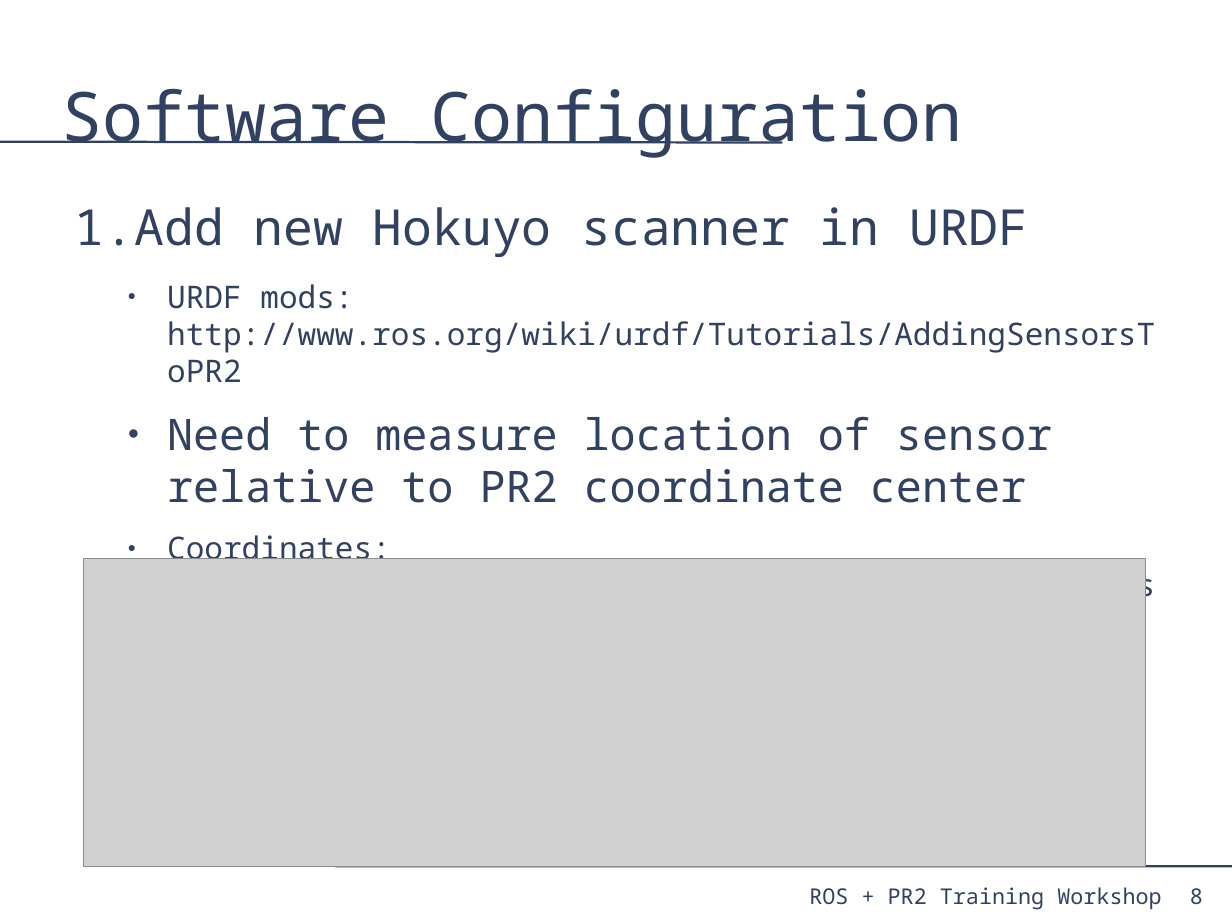
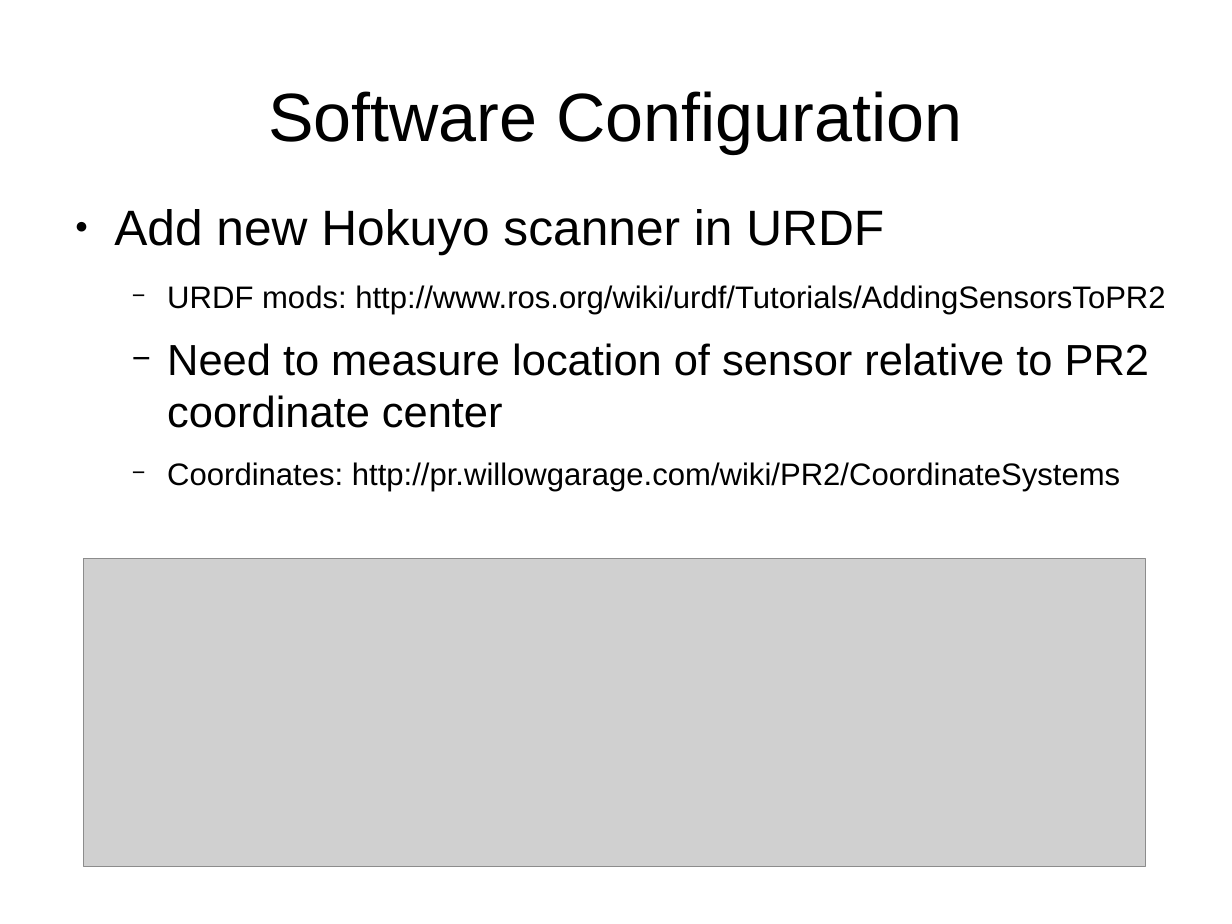
Before and after one commit to PR2/pr2_docs, a slide deck: slide 8 of pr2_training_workshop/modifying_pr2/adding_sensor.odp. Drawn at 1232x924 pixels with LibreOffice and Linux fonts; fonts in the diff are those of the drawing; grey boxes stand for pictures. Boxes give left, top, right and bottom in pixels: in the first picture for what was removed or moved away, otherwise in the second. Text is boxed around its words. In the diff, an @@ line names an element or a change of style, - is before the commit and + after.

Commit message:
Adding sensor now has corrections and additions from Eric and Keenan

```diff
--- a/pr2_training_workshop/modifying_pr2/adding_sensor.odp
+++ b/pr2_training_workshop/modifying_pr2/adding_sensor.odp
@@ title "Software Configuration" at [268, 91, 962, 153]: font Noto Sans Mono to Arial, text colour #314162 to #000000; alignment left to centre @@
@@ line removed from (0, 142) to (783, 142) @@
@@ text "Add new Hokuyo scanner in ..." at [114, 209, 1165, 491]: font Noto Sans Mono to Arial, text colour #314162 to #000000; bullet 1. to ●; bullet colour #314162 to #000000; bullet ● to − @@
@@ line removed from (335, 866) to (1232, 866) @@
@@ text removed at [809, 887, 1161, 910] @@
-ROS + PR2 Training Workshop
@@ page number removed at [1190, 888, 1203, 904] @@
-8
```
Also in this commit, not shown: 13 other slides changed, 4 slides added, 1 slide removed.
